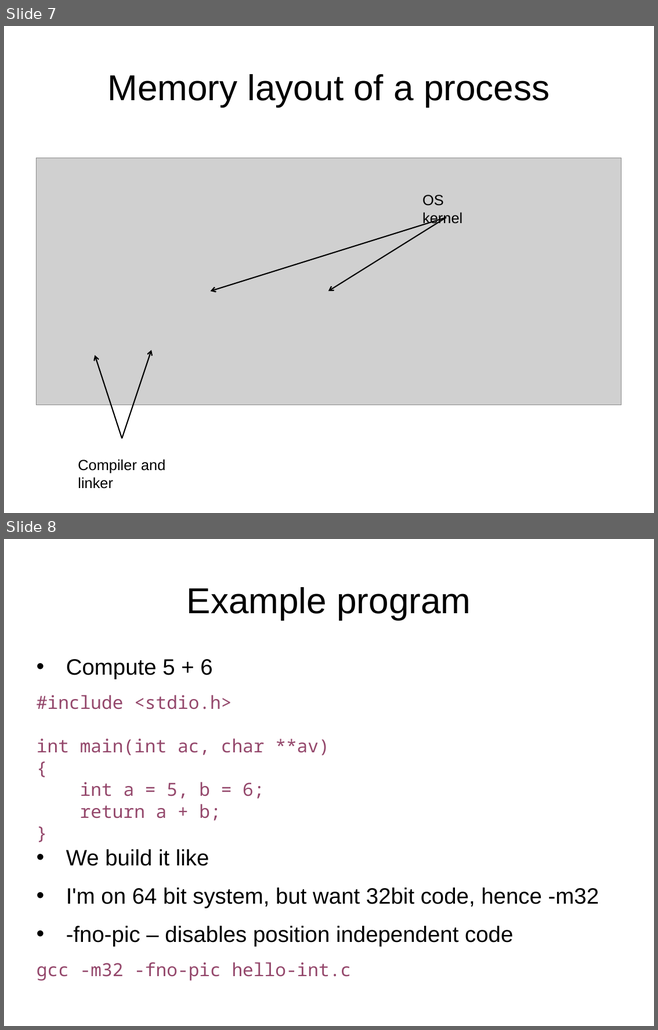
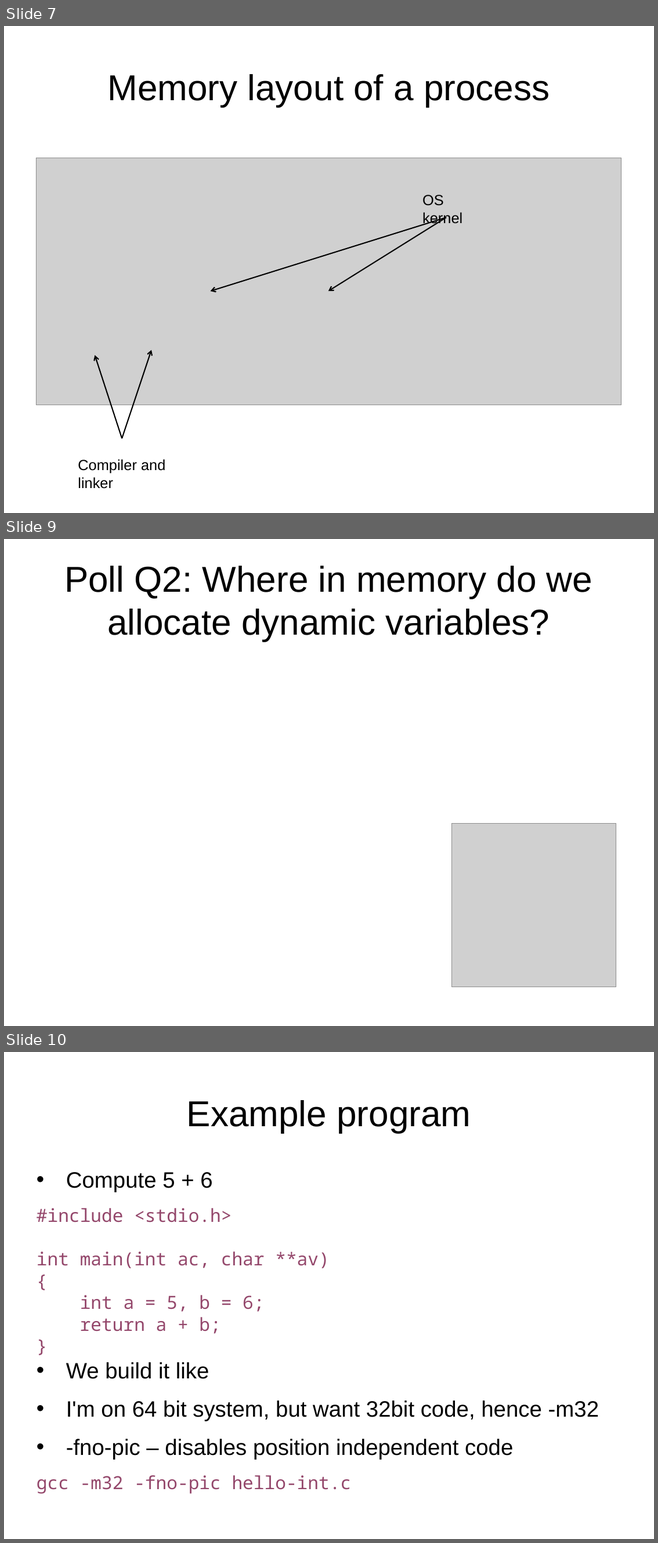
Before and after one commit to navya-d1998/cs5460, a slide deck: static/lectures/lecture05-linking-and-loading/lecture05-linking-and-loading.pptx. Shown one above the other, each under a label of ours: slides 7 and 8 before the commit, slides 7, 9 and 10 after it; the slides between them are not shown. The pictures are 658x1030 and 658x1543 pixels, drawn with LibreOffice and Linux fonts; fonts in the diff are those of the drawing; grey boxes stand for pictures. Boxes give left, top, right and bottom in pixels: in the first picture for what was removed or moved away, otherwise in the second. Text is boxed around its words. In the diff, an @@ line names an element or a change of style, - is before the commit and + after.

```diff
--- a/static/lectures/lecture05-linking-and-loading/lecture05-linking-and-loading.pptx
+++ b/static/lectures/lecture05-linking-and-loading/lecture05-linking-and-loading.pptx
@@ slide 9 added at box(4, 539, 654, 1026), background #FFFFFF @@
@@ title added at box(64, 566, 592, 642), 44 pt, text #000000 @@
+Poll Q2: Where in memory do we allocate dynamic variables?
@@ picture added at box(451, 824, 615, 987) @@
@@ what was slide 8 is now slide 10 @@
```
Also in this commit, not shown: 1 other slide added, 6 other files.
